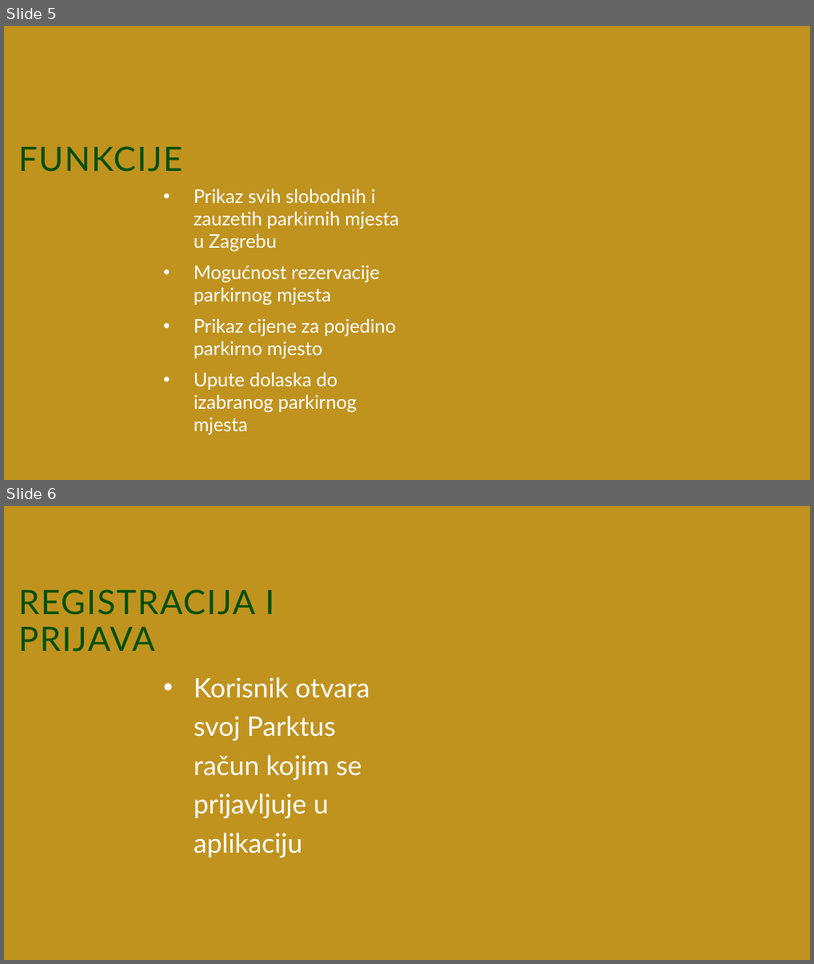
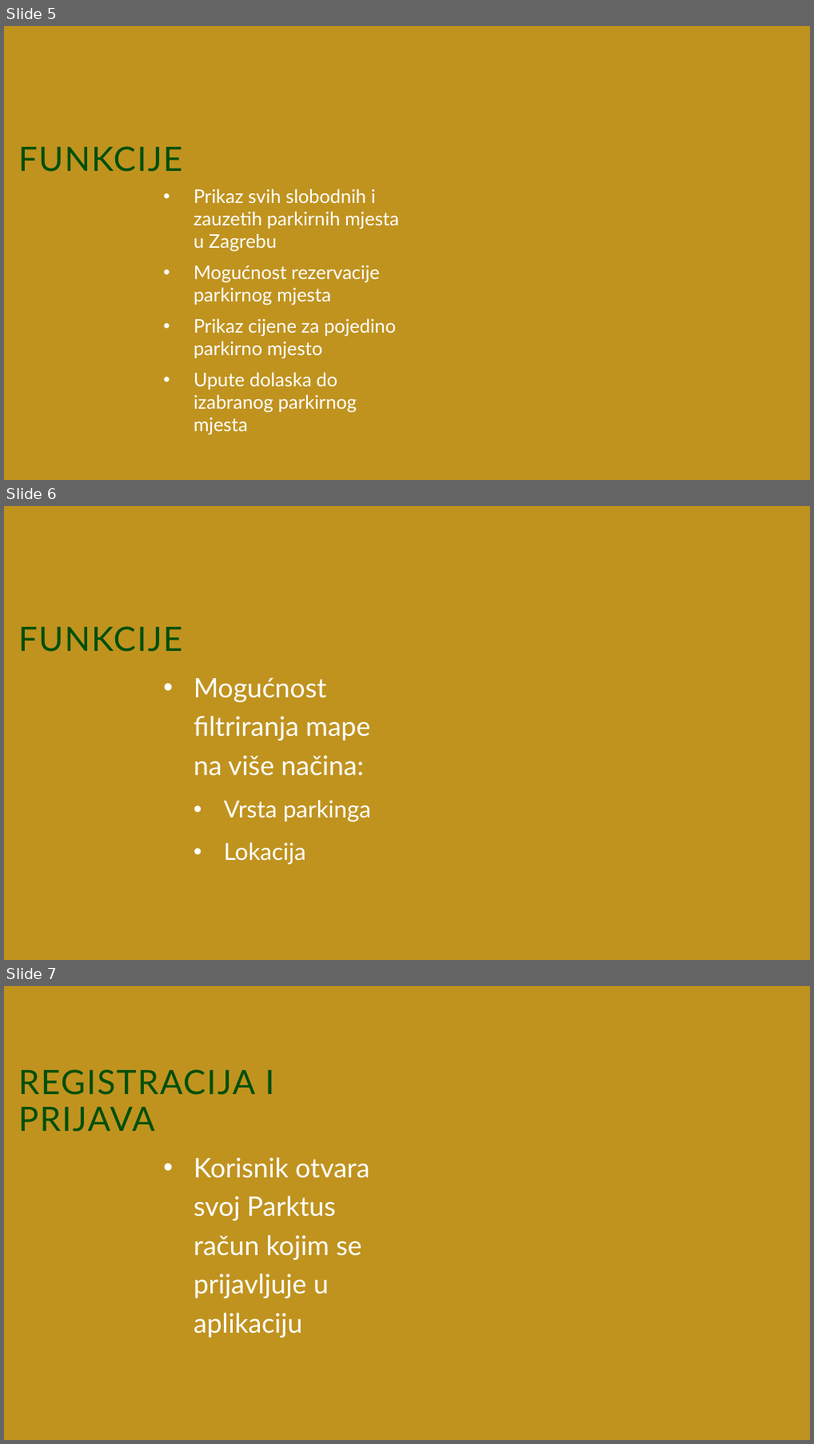
Before and after one commit to Njamic-27/kaktusi, a slide deck: PARKTUS.pptx. Shown one above the other, each under a label of ours: slides 5 and 6 before the commit, slides 5, 6 and 7 after it. The pictures are 814x964 and 814x1444 pixels, drawn with LibreOffice and Linux fonts; fonts in the diff are those of the drawing; background and template pictures are left out. Boxes give left, top, right and bottom in pixels: in the first picture for what was removed or moved away, otherwise in the second. Text is boxed around its words. In the diff, an @@ line names an element or a change of style, - is before the commit and + after.

```diff
--- a/PARKTUS.pptx
+++ b/PARKTUS.pptx
@@ slide 6 added at (4,506,810,960), background #C0931F @@
@@ title added at (18,626,182,652), 40 pt, text #004F08 @@
+FUNKCIJE
@@ text added at (194,677,371,864), 32 pt, text #FFFFFF @@
+• Mogućnost filtriranja mape na više načina:
+  • Vrsta parkinga
+  • Lokacija
@@ what was slide 6 is now slide 7 @@
```
Also in this commit, not shown: 1 slide changed, 2 other slides added.
